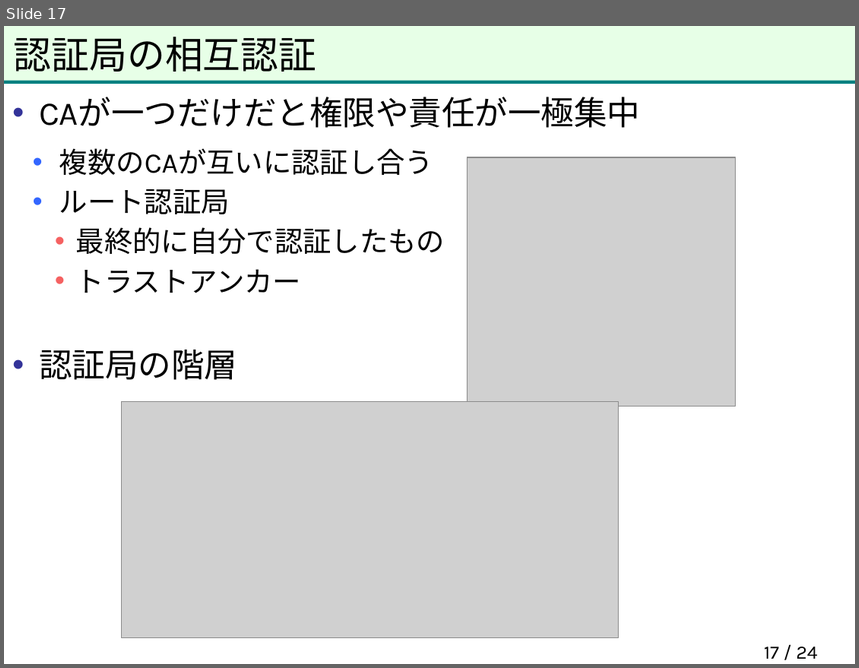
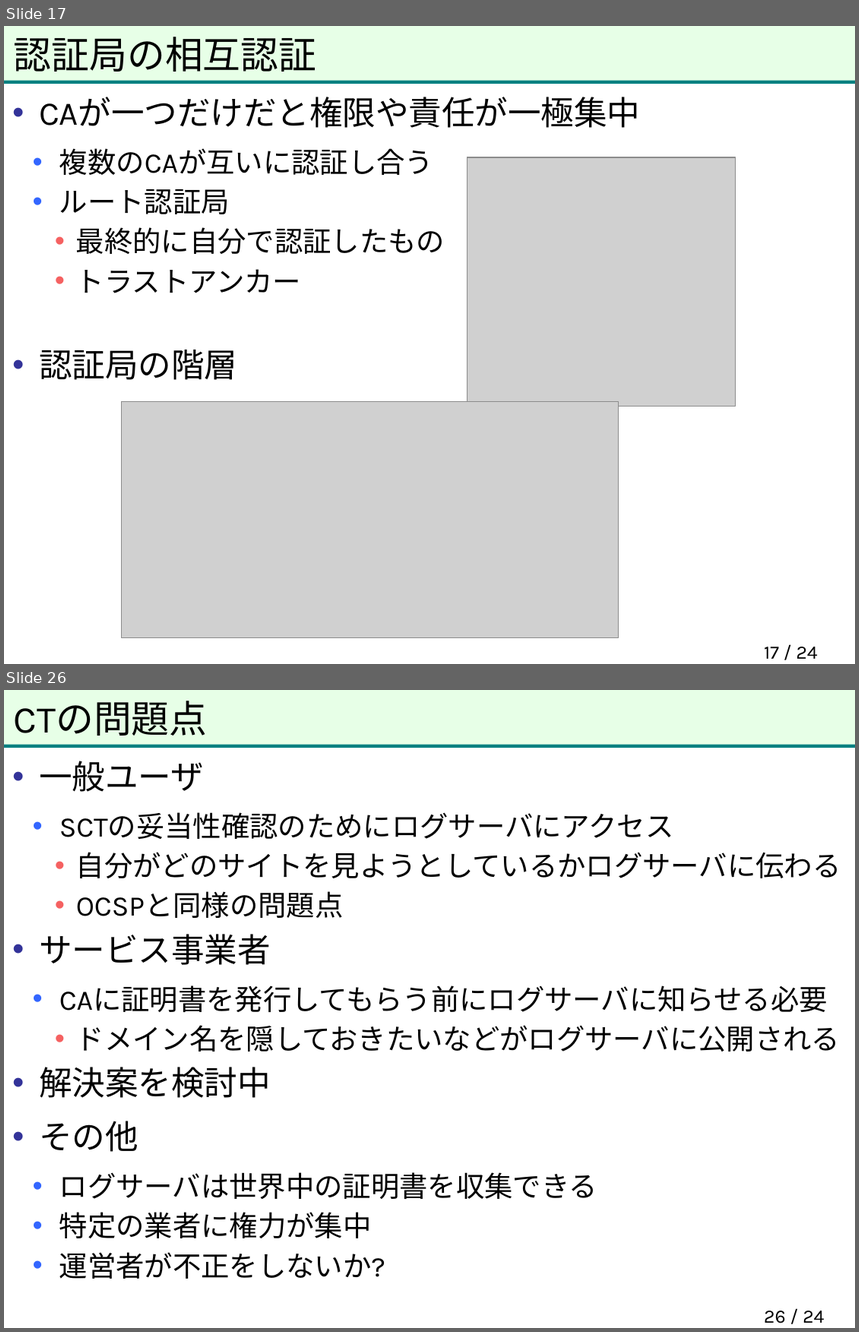
Before and after one commit to herumi/anninbon, a slide deck: lec/anninbon8.pptx. Shown one above the other, each under a label of ours: slide 17 before the commit, slides 17 and 26 after it; the slides between them are not shown. The pictures are 859x668 and 859x1332 pixels, drawn with LibreOffice and Linux fonts; fonts in the diff are those of the drawing; grey boxes stand for pictures; background and template pictures are left out. Boxes give left, top, right and bottom in pixels: in the first picture for what was removed or moved away, otherwise in the second. Text is boxed around its words. In the diff, an @@ line names an element or a change of style, - is before the commit and + after.

```diff
--- a/lec/anninbon8.pptx
+++ b/lec/anninbon8.pptx
@@ slide 26 added at bbox=[4, 690, 855, 1328], background #FFFFFF; not listed: 2 template elements that a slide beside it also shows @@
@@ title added at bbox=[14, 701, 208, 736], 32 pt, text #000000 @@
+CTの問題点
@@ text added at bbox=[39, 761, 842, 1279], 24 pt, text #000000 @@
+• 一般ユーザ
+  • SCTの妥当性確認のためにログサーバにアクセス
+    • 自分がどのサイトを見ようとしているかログサーバに伝わる
+    • OCSPと同様の問題点
+• サービス事業者
+  • CAに証明書を発行してもらう前にログサーバに知らせる必要
+    • ドメイン名を隠しておきたいなどがログサーバに公開される
+• 解決案を検討中
+• その他
+  • ログサーバは世界中の証明書を収集できる
+  • 特定の業者に権力が集中
+  • 運営者が不正をしないか?
@@ page number added at bbox=[764, 1311, 824, 1324], 16 pt, text #000000 @@
+26 / 24
```
Also in this commit, not shown: 1 slide changed, 7 other slides added.
